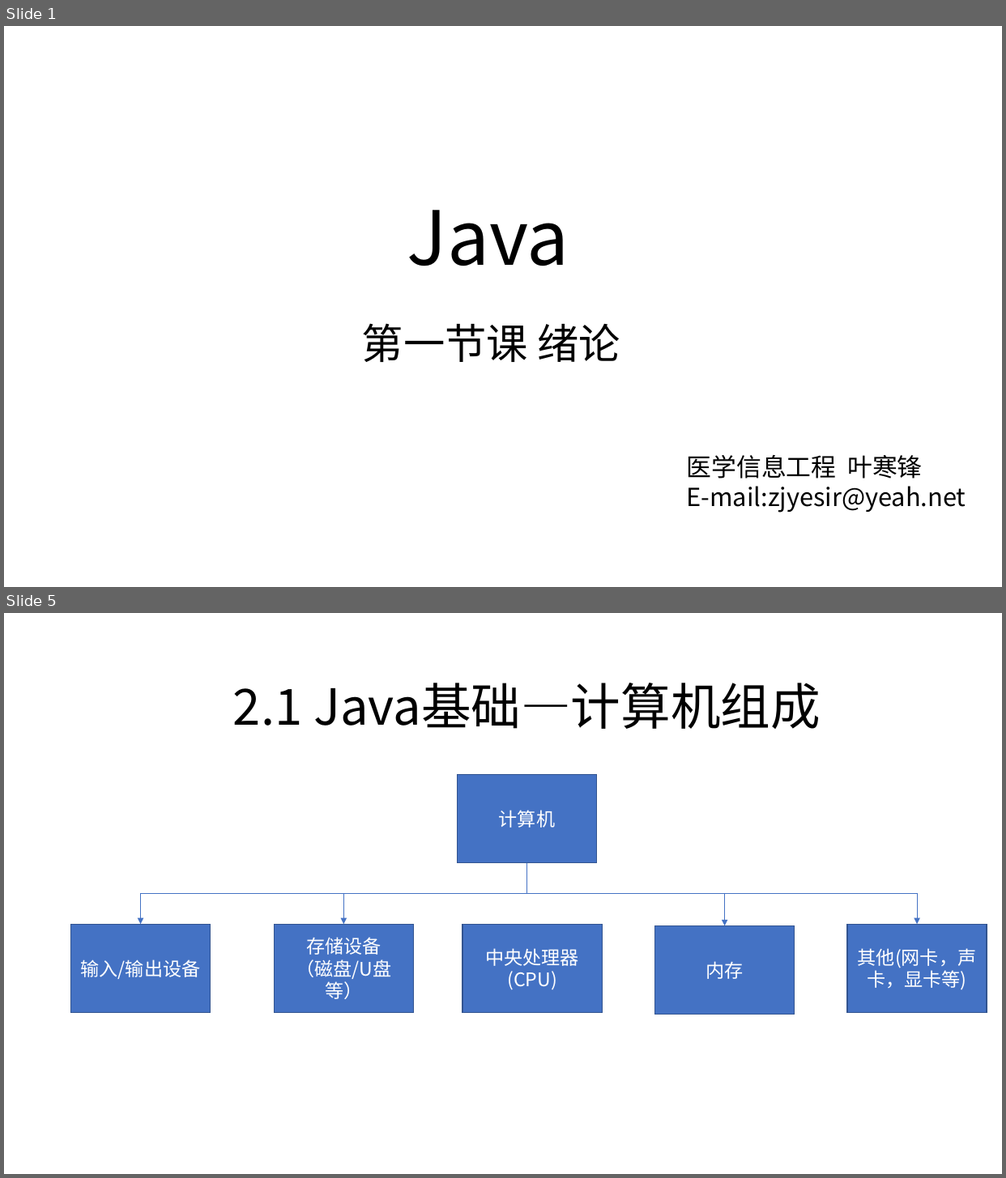
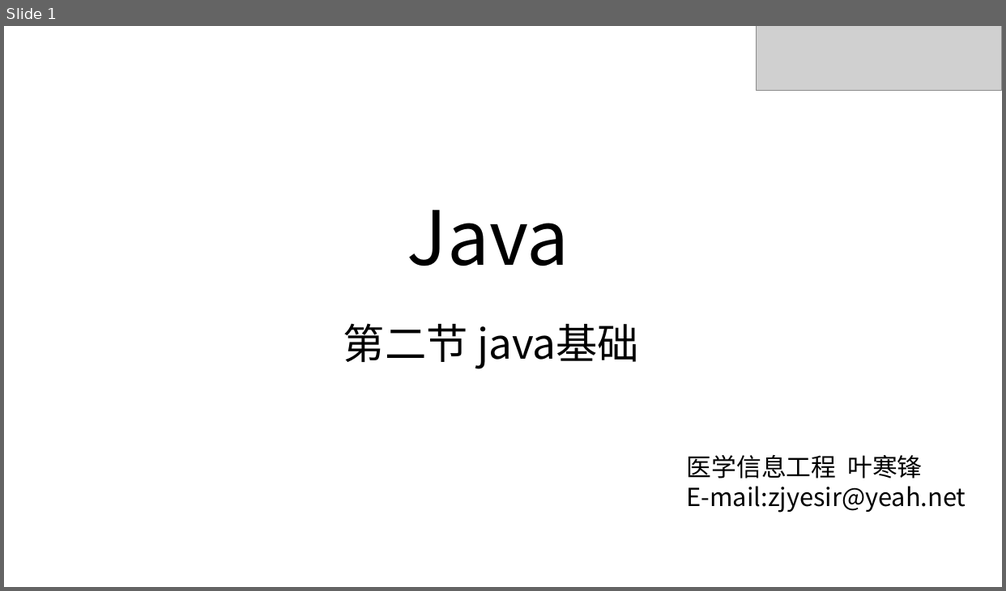
Before and after one commit to zjyesir/hmc_java_1, a slide deck: ppt/2_java基础.pptx. Shown one above the other, each under a label of ours: slides 1 and 5 before the commit, slide 1 after it; the slides between them are not shown. The pictures are 1006x1178 and 1006x591 pixels, drawn with LibreOffice and Linux fonts; fonts in the diff are those of the drawing; grey boxes stand for pictures; background and template pictures are left out. Boxes give left, top, right and bottom in pixels: in the first picture for what was removed or moved away, otherwise in the second. Text is boxed around its words. In the diff, an @@ line names an element or a change of style, - is before the commit and + after.

Commit message:
1 概论 + 2.java基础

```diff
--- a/ppt/2_java基础.pptx
+++ b/ppt/2_java基础.pptx
@@ slide 5 removed at [4,613,1002,1174], background picture (left out) @@
@@ text removed at [233,683,820,729] @@
-2.1 Java基础—计算机组成
@@ rectangle removed at [457,775,596,863] @@
-计算机
@@ elbow arrow removed from (527, 863) to (140, 924) @@
@@ elbow arrow removed from (527, 863) to (344, 924) @@
@@ elbow arrow removed from (527, 894) to (725, 926) @@
@@ elbow arrow removed from (725, 894) to (918, 924) @@
@@ rectangle removed at [70,924,210,1013] @@
-输入/输出设备
@@ rectangle removed at [275,924,414,1013] @@
-存储设备
-（磁盘/U盘等）
@@ rectangle removed at [463,924,602,1013] @@
-中央处理器(CPU)
@@ rectangle removed at [655,926,795,1014] @@
-内存
@@ rectangle removed at [848,924,987,1013] @@
-其他(网卡，声卡，显卡等)
@@ slide 1 changed as well @@
@@ picture added at [756,26,1002,90] @@
@@ text at [343,323,639,369]: text changed @@
-第一节课 绪论
+第二节 java基础
```
Also in this commit, not shown: 1 other slide changed, 13 slides added, 13 other slides removed, 19 other files.
